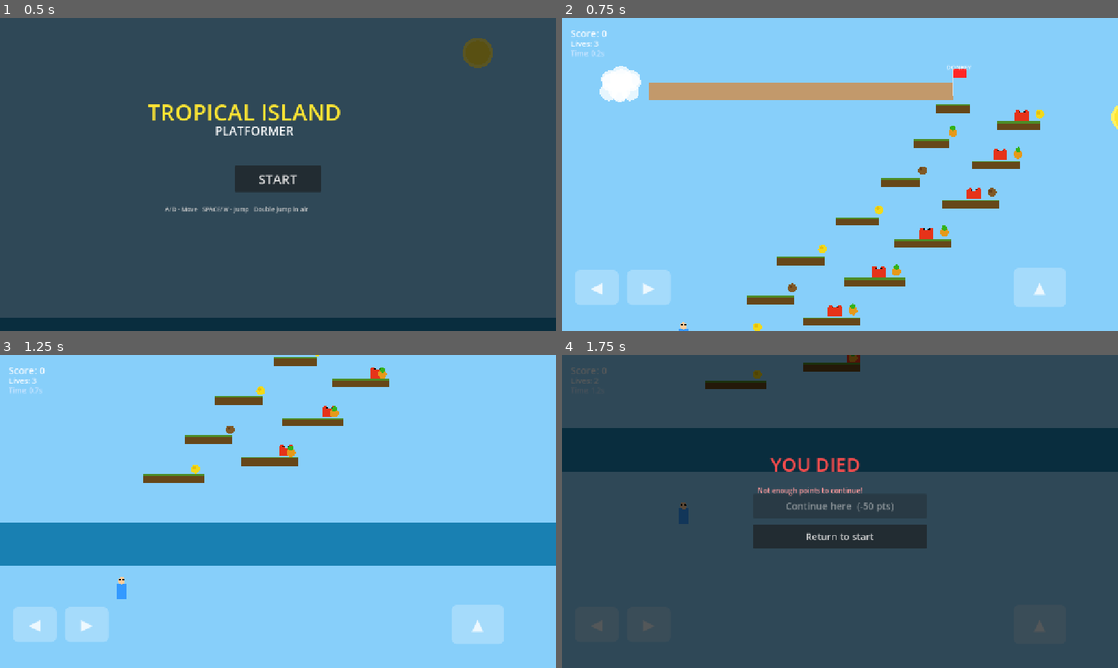
Above: before the commit, frames 1-4 (two rows, left to right).
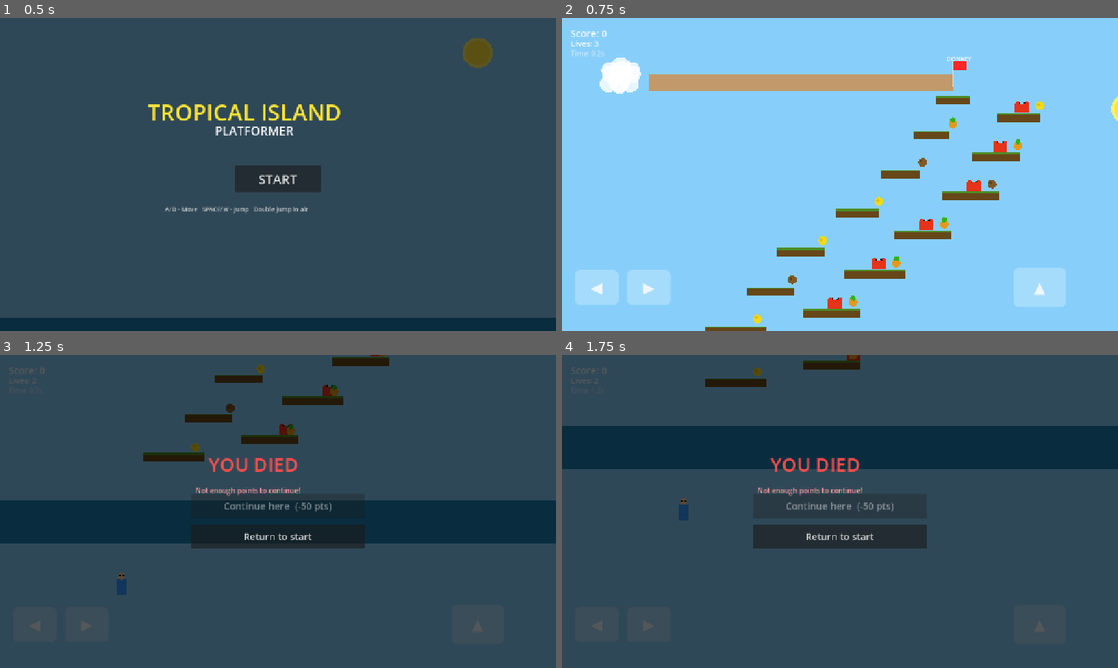
Above: after the commit, the same moments.

Repository: basic-scientia/Tropical-Island-Platformer
Game: Godot game, scene res://main.tscn
Two runs of this game, one before a commit and one after it. Both use one fixed random seed, a clock stepped at 60 frames per second and the inputs below.
Inputs:
- Up to frame 1 (0.5 s): no input
- Up to frame 2 (0.75 s): click "START" at 0.5 s
- Up to frame 3 (1.25 s): no input
- Up to frame 4 (1.75 s): hold D (move_right) from 1.28 s (still down); tap Space (jump) at 1.52 s

Frame 1 is identical in both runs. In frame 2, 10% of the frame differs, in the area x 6-100%, y 12-100%; in frame 3, 100%, in the area x 0-100%, y 0-100%; in frame 4, 1.9%.

Commit message:
Fix player spawn to start on ground surface (y=633)

Diff:
--- a/main.gd
+++ b/main.gd
@@ -22,7 +22,7 @@
 
 
 	{
-		"start": Vector2(80, 580),
+		"start": Vector2(80, 633),
 		"goal": Vector2(700, 30),
 		"goal_label": "DONKEY",
 		"platforms": [
@@ -64,7 +64,7 @@
 		]
 	},
 	{
-		"start": Vector2(80, 580),
+		"start": Vector2(80, 633),
 		"goal": Vector2(2300, 30),
 		"goal_label": "META",
 		"platforms": [
@@ -96,7 +96,7 @@
 		]
 	},
 	{
-		"start": Vector2(80, 580),
+		"start": Vector2(80, 633),
 		"goal": Vector2(2800, 20),
 		"goal_label": "META",
 		"platforms": [
@@ -350,7 +350,7 @@
 func _create_player():
 	player = CharacterBody2D.new()
 	player.set_script(preload("res://player.gd"))
-	player.position = Vector2(80, 580)
+	player.position = Vector2(80, 633)
 	var collision = CollisionShape2D.new()
 	var shape = RectangleShape2D.new()
 	shape.size = Vector2(20, 34)
